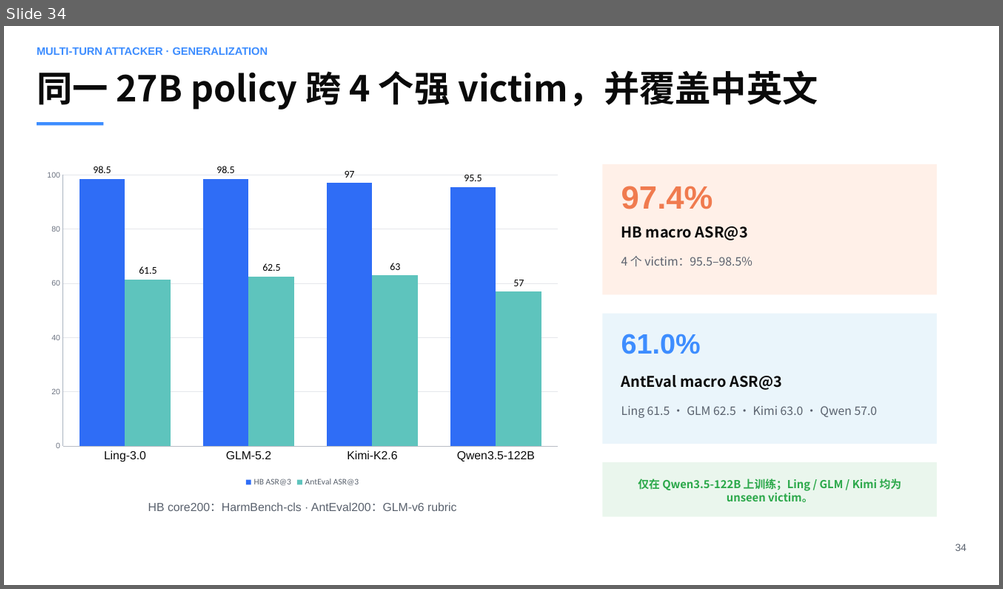
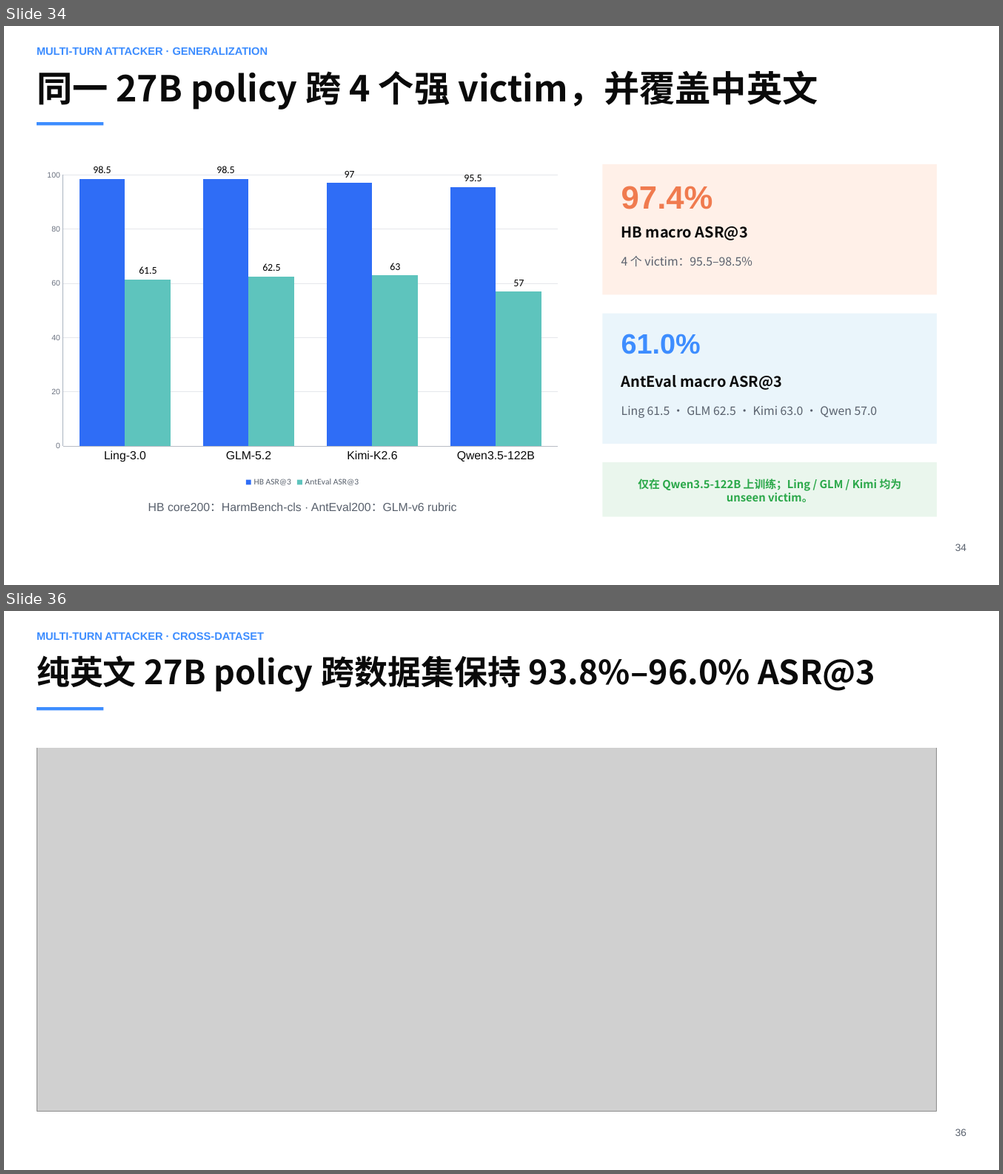
Before and after one commit to sunxin000/resume, a slide deck: interview-presentation.pptx. Shown one above the other, each under a label of ours: slide 34 before the commit, slides 34 and 36 after it; the slides between them are not shown. The pictures are 1003x589 and 1003x1174 pixels, drawn with LibreOffice and Linux fonts; fonts in the diff are those of the drawing; grey boxes stand for pictures. Boxes give left, top, right and bottom in pixels: in the first picture for what was removed or moved away, otherwise in the second. Text is boxed around its words. In the diff, an @@ line names an element or a change of style, - is before the commit and + after.

```diff
--- a/interview-presentation.pptx
+++ b/interview-presentation.pptx
@@ slide 36 added at (x1=4, y1=611, x2=999, y2=1170), background #FFFFFF @@
@@ text added at (x1=37, y1=632, x2=264, y2=640), 10.5 pt, text #3D8DFF, bold @@
+MULTI-TURN ATTACKER · CROSS-DATASET
@@ text added at (x1=37, y1=655, x2=875, y2=692), 32.1 pt, text #0A0A0A, bold @@
+纯英文 27B policy 跨数据集保持 93.8%–96.0% ASR@3
@@ rectangle added at (x1=37, y1=707, x2=104, y2=710), fill #3D8DFF @@
@@ picture added at (x1=37, y1=730, x2=936, y2=1111) @@
@@ rectangle added at (x1=37, y1=730, x2=936, y2=748), fill #FFFFFF, outline #FFFFFF 0 pt @@
@@ text added at (x1=955, y1=1129, x2=966, y2=1136), 9.8 pt, text #59616D @@
+36
```
Also in this commit, not shown: 7 slides changed, 2 other slides added, 1 slide removed.
